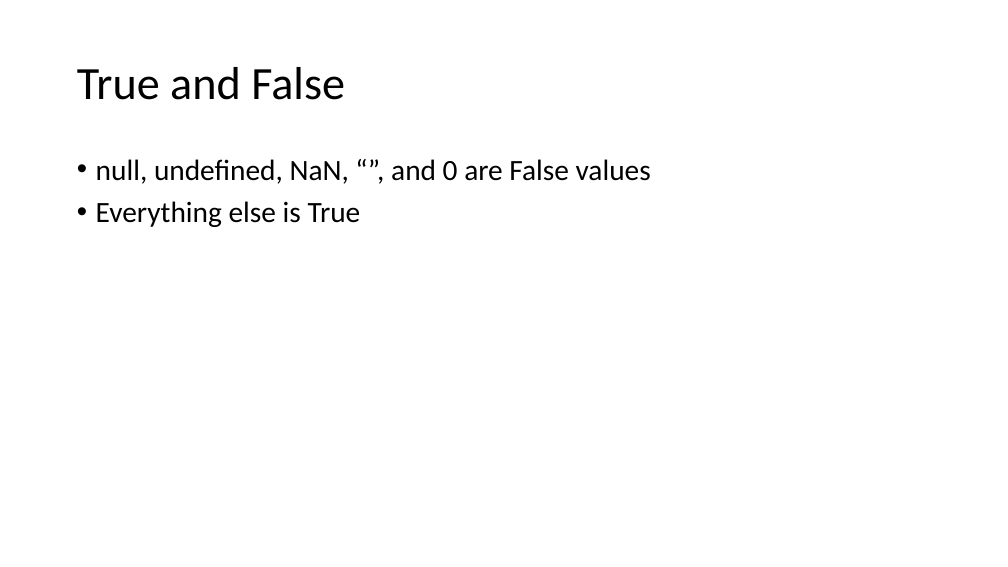
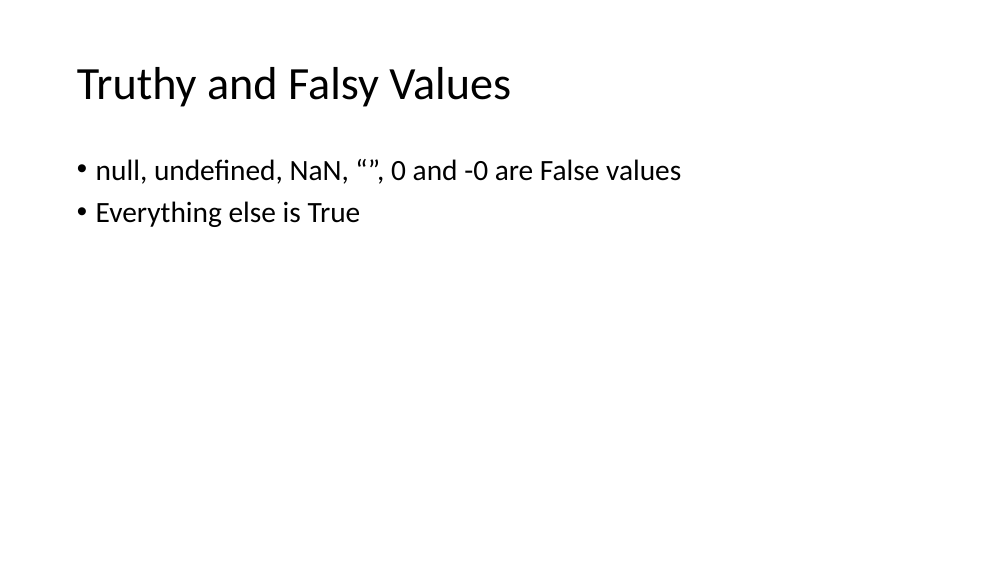
Before and after one commit to prasadhonrao/Training, a slide deck: slide 8 of Presentations/JavaScript - Language Features.pptx (slide 9 before the commit). Drawn at 1008x567 pixels with LibreOffice and Linux fonts; fonts in the diff are those of the drawing. Boxes give left, top, right and bottom in pixels: in the first picture for what was removed or moved away, otherwise in the second. Text is boxed around its words. In the diff, an @@ line names an element or a change of style, - is before the commit and + after.

```diff
--- a/Presentations/JavaScript - Language Features.pptx
+++ b/Presentations/JavaScript - Language Features.pptx
@@ title at (77, 67, 511, 107): text changed @@
-True and False
+Truthy and Falsy Values
@@ text at (96, 159, 681, 184): text changed @@
-• null, undefined, NaN, “”, and 0 are False values
+• null, undefined, NaN, “”, 0 and -0 are False values
```
Also in this commit, not shown: 7 other slides changed, 4 slides added, 1 other file.
